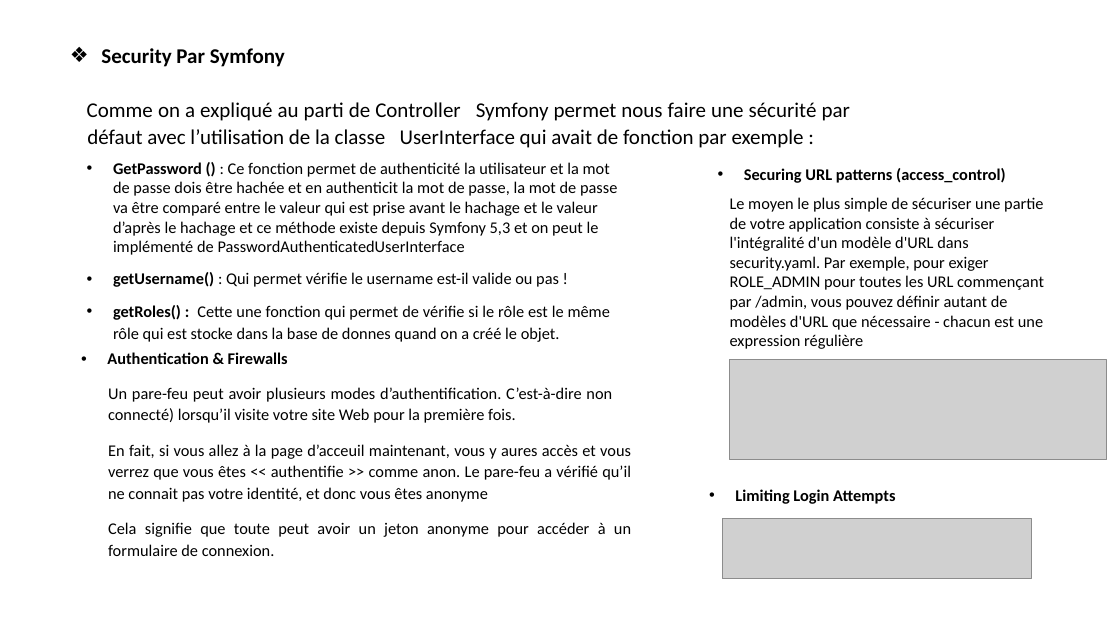
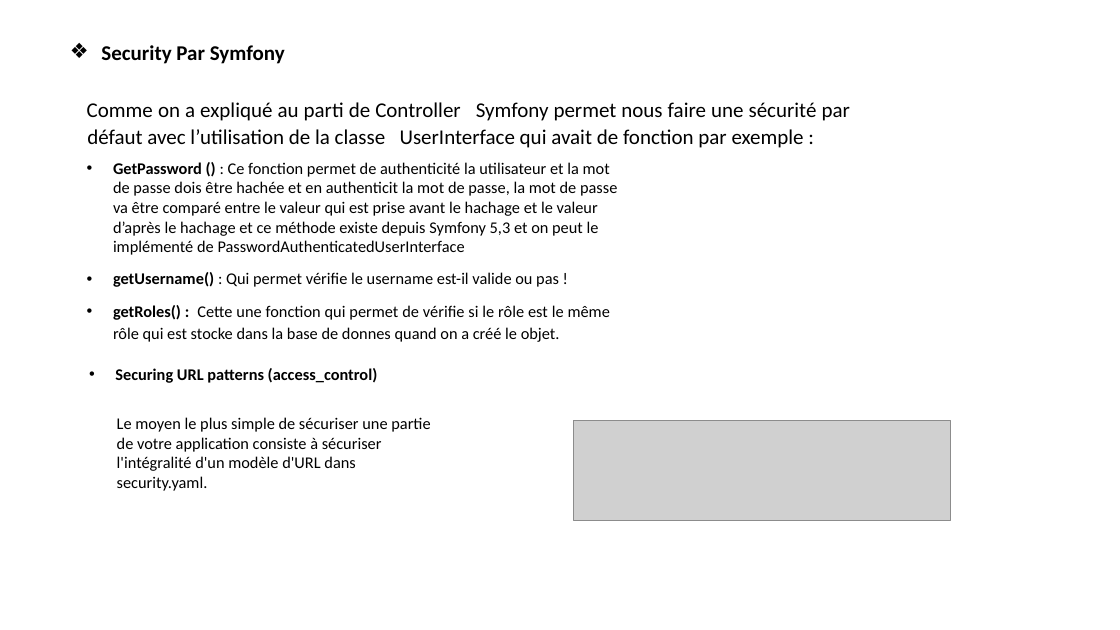
Before and after one commit to Tablieh/my_project_final, a slide deck: slide 19 of Mon PROJET APPLICATION WEB.pptx. Drawn at 1120x630 pixels with LibreOffice and Linux fonts; fonts in the diff are those of the drawing; grey boxes stand for pictures; background and template pictures are left out. Boxes give left, top, right and bottom in pixels: in the first picture for what was removed or moved away, otherwise in the second. Text is boxed around its words. In the diff, an @@ line names an element or a change of style, - is before the commit and + after.

```diff
--- a/Mon PROJET APPLICATION WEB.pptx
+++ b/Mon PROJET APPLICATION WEB.pptx
@@ text removed at bbox=[107, 352, 288, 364] @@
-• Authentication & Firewalls
@@ text "Securing URL patterns (access_control)": place and size @@
-text "Securing URL patterns (access_control)" at bbox=[744, 168, 1006, 183]
+text "Securing URL patterns (access_control)" at bbox=[115, 368, 378, 383]
@@ text removed at bbox=[108, 387, 631, 556] @@
-Un pare-feu peut avoir plusieurs modes d’authentification. C’est-à-dire non connecté) lorsqu’il visite votre site Web pour la première fois.
-En fait, si vous allez à la page d’acceuil maintenant, vous y aures accès et vous verrez que vous êtes << authentifie >> comme anon. Le pare-feu a vérifié qu’il ne connait pas votre identité, et donc vous êtes anonyme
-Cela signifie que toute peut avoir un jeton anonyme pour accéder à un formulaire de connexion.
@@ text at bbox=[117, 417, 430, 491]: text changed @@
-Le moyen le plus simple de sécuriser une partie de votre application consiste à sécuriser l'intégralité d'un modèle d'URL dans security.yaml. Par exemple, pour exiger ROLE_ADMIN pour toutes les URL commençant par /admin, vous pouvez définir autant de modèles d'URL que nécessaire - chacun est une expression régulière
+Le moyen le plus simple de sécuriser une partie de votre application consiste à sécuriser l'intégralité d'un modèle d'URL dans security.yaml.
@@ picture: place and size @@
-picture at bbox=[729, 360, 1107, 460]
+picture at bbox=[574, 420, 951, 520]
@@ text removed at bbox=[735, 489, 895, 504] @@
-• Limiting Login Attempts
@@ picture removed at bbox=[723, 518, 1032, 579] @@
```
Also in this commit, not shown: 10 other slides changed, 3 slides added, 2 slides removed, 4 other files.
